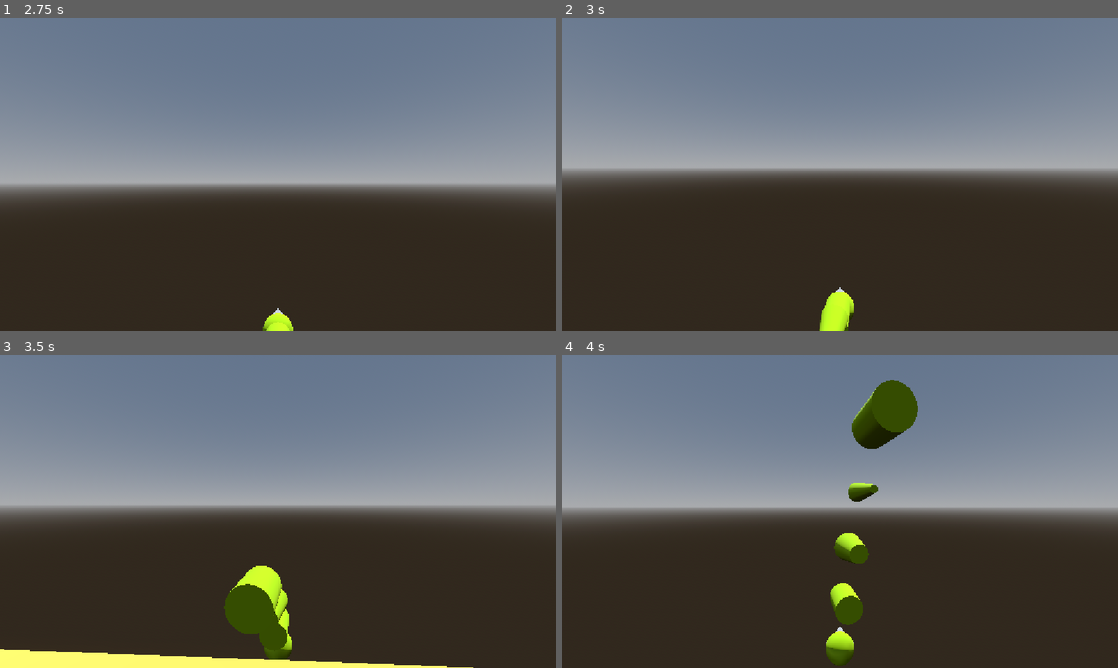
Above: before the commit, frames 1-4 (two rows, left to right).
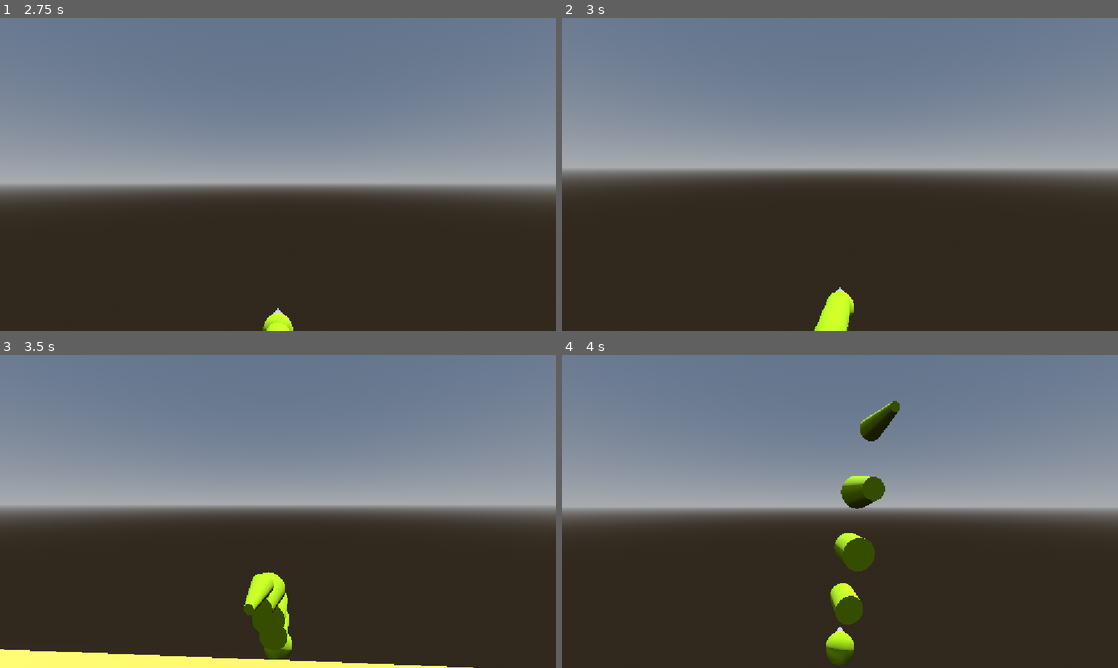
Above: after the commit, the same moments.

Repository: Remago624/3D_Snake_Game
Game: Godot game, scene res://scenes/world.tscn
Same seed, same stepped clock (60 frames per second), same inputs: the game is played once before the commit and once after it.
Inputs (mouse positions are in pixels of both pictures, inside the frame that each line leads up to):
- Up to frame 1 (2.75 s): tap Enter at 0.5 s; move the mouse to (305, 174) at 0.52 s; hold W (forward) from 0.53 s (still down); tap Alt at 0.6, 2.1 s; move the mouse to (250, 174) at 1.27 s; tap Shift at 1.35 s; move the mouse to (289, 168) at 2.02 s
- Up to frame 2 (3 s): keep holding W (forward); move the mouse to (834, 180) at 2.77 s; tap Shift at 2.85 s
- Up to frame 3 (3.5 s): keep holding W (forward)
- Up to frame 4 (4 s): keep holding W (forward); move the mouse to (878, 514) at 3.52 s; tap Alt at 3.6 s

Frame 1 is identical in both runs. In frame 2, less than 0.1% of the frame differs, in the area x 45-52%, y 93-100%; in frame 3, 1.2%; in frame 4, 2.2%, in the area x 49-64%, y 8-70%.

Commit message:
Update snake script.gd

Diff:
--- a/scripts/snake script.gd
+++ b/scripts/snake script.gd
@@ -105,7 +105,7 @@
 func grow():
 	print("grow is active")
 	var new_tail = tail_scene.instantiate()
-	var last = tails[0] if tails.size() > 0 else self
+	var last = tails[-1] if tails.size() > 0 else self
 	tails_parent.add_child(new_tail)
 
 	var direction = last.global_position - global_position
@@ -115,4 +115,4 @@
 	direction = direction.normalized()
 	new_tail.global_position = last.global_position + direction * segment_distance
 	new_tail.rotation = Vector3.ZERO
-	tails.append(new_tail)
+	tails.push_front(new_tail)
